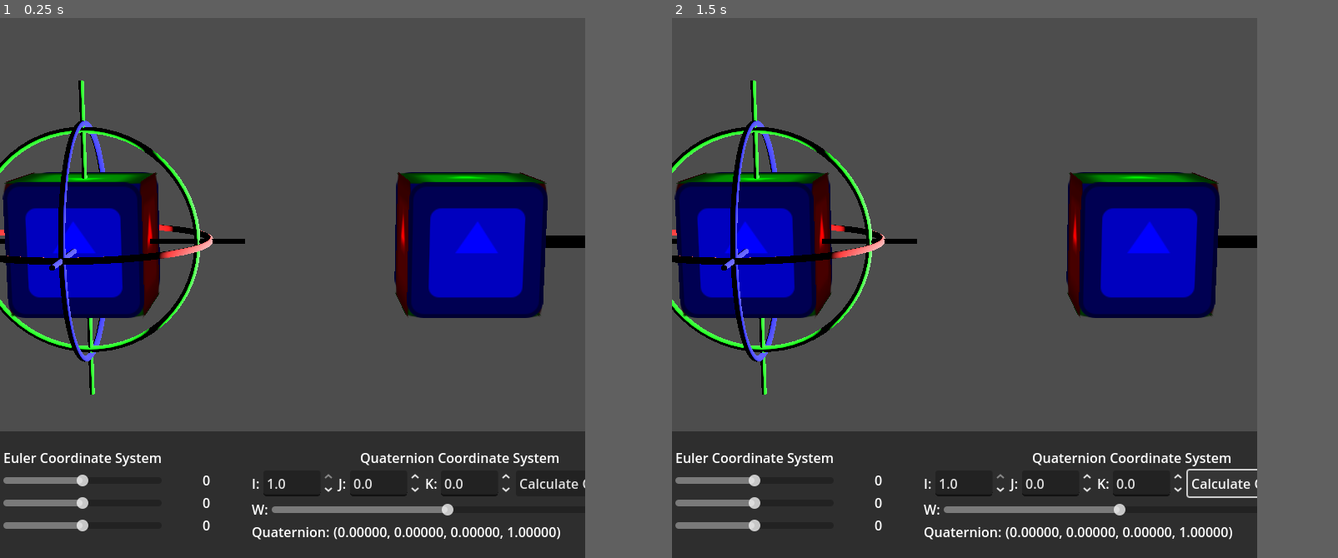
Above: before the commit, frames 1-2 (left to right).
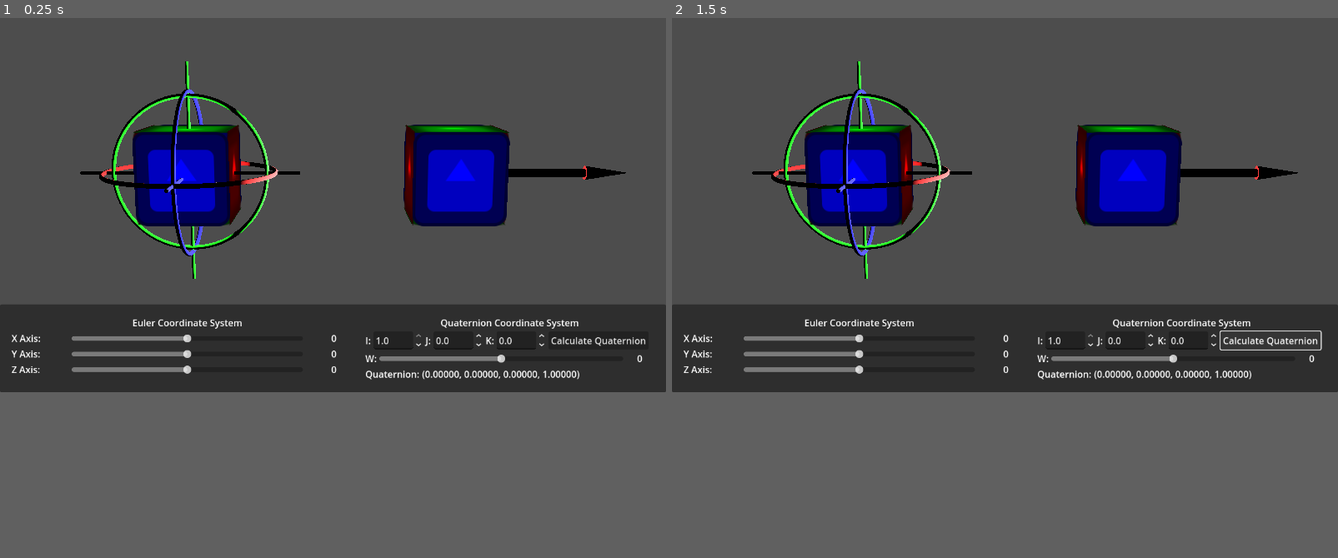
Above: after the commit, the same moments.

Repository: snoeyz/GodotQuaternionDemo
Game: Godot game, scene res://scenes/quaternion_demo.tscn
The game is run twice, just before and just after one commit, with the same random seed, the same clock (stepped at 60 frames per second) and the same inputs. The engine's default icon, where the game draws it, is replaced by a stand-in: a white triangle on a blue panel in a dark square.
Inputs (mouse positions are in pixels of both pictures, inside the frame that each line leads up to):
- Up to frame 1 (0.25 s): no input
- Up to frame 2 (1.5 s): click (1198, 482) at 0.5 s, where only the run after the commit has a clickable "Calculate Quaternion"; click (1198, 482) at 1.25 s, where only the run after the commit has a clickable "Calculate Quaternion"
In our replay, the window is 702x648 before the commit and 799x449 after it. These sizes can differ from the game's own. Grey fills any space a smaller window leaves; there, only what the larger window draws over its background counts as a difference.

The runs differ from the first frame. In frame 1, 41% of the frame differs, in the area x 0-100%, y 8-97%; in frame 2, 41%.

Commit message:
Update project.godot

Diff:
--- a/project.godot
+++ b/project.godot
@@ -15,10 +15,6 @@
 config/features=PackedStringArray("4.5", "Mobile")
 config/icon="res://icon.svg"
 
-[display]
-
-window/size/viewport_width=702
-
 [editor]
 
 movie_writer/movie_file="output.avi"
